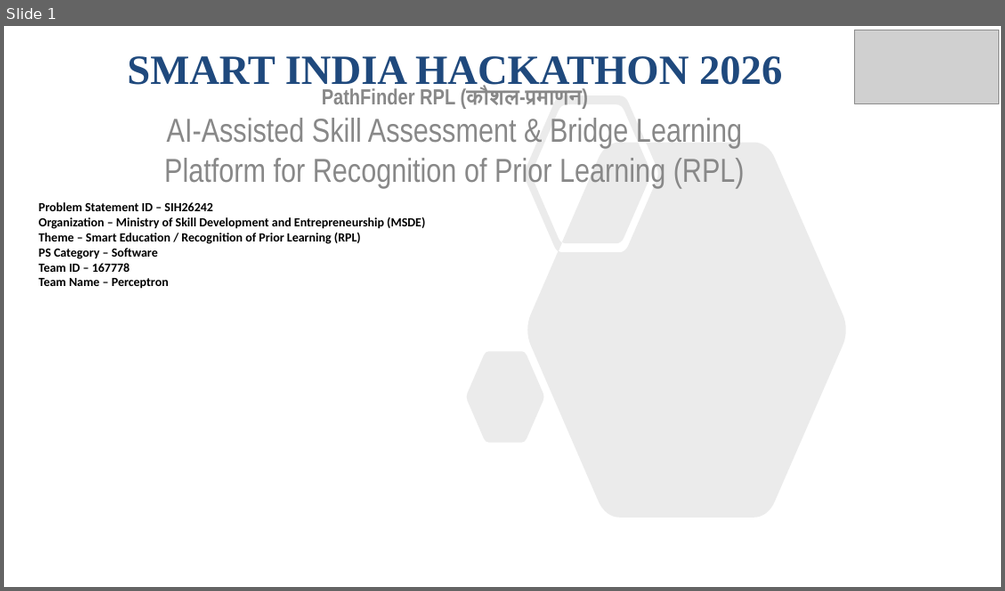
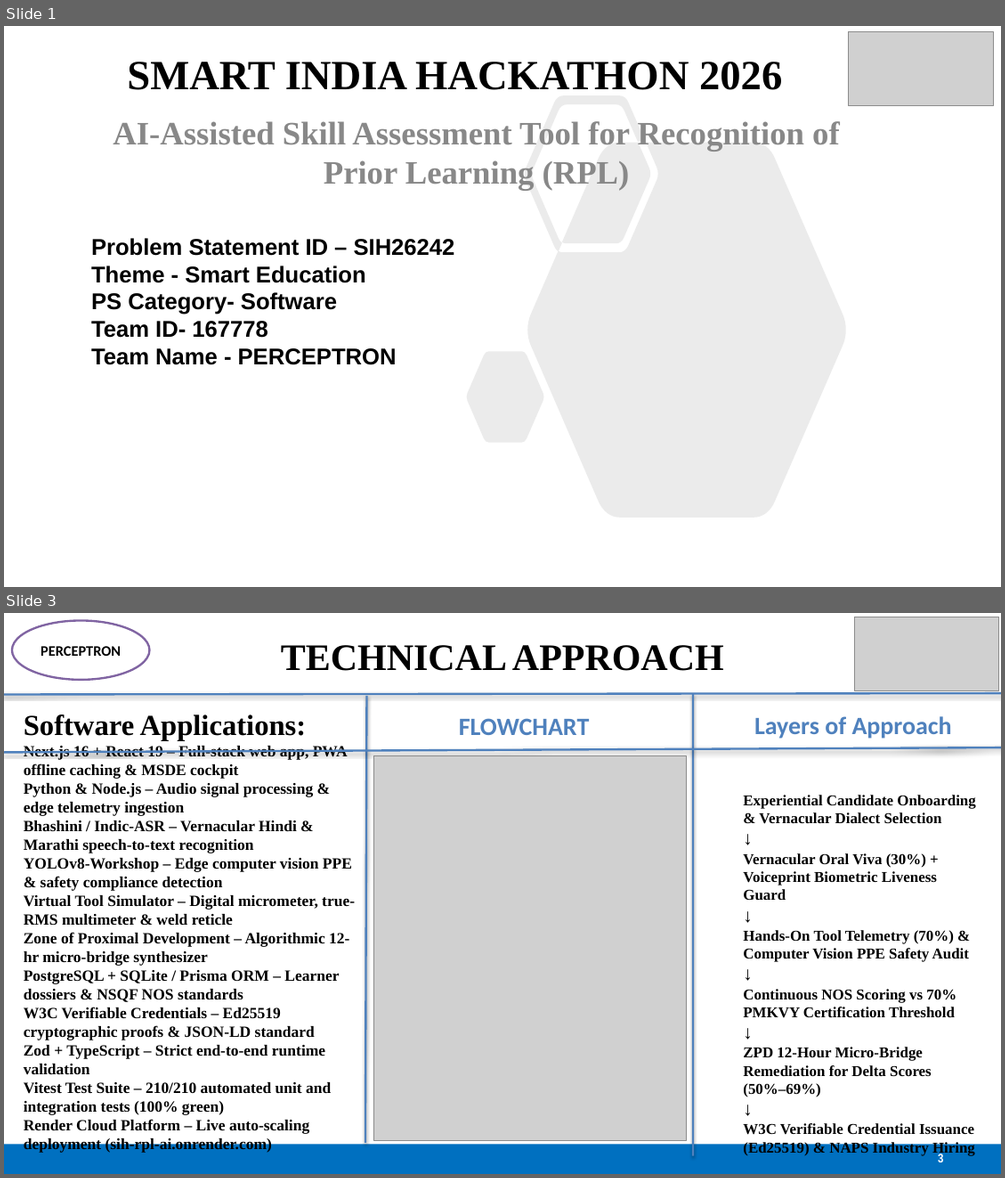
Before and after one commit to SabarishR08/SIH26242-AI-Skill-Assessment-RPL, a slide deck: SIH26242-PERCEPTRON-RPL-AI.pptx. Shown one above the other, each under a label of ours: slide 1 before the commit, slides 1 and 3 after it; the slides between them are not shown. The pictures are 1005x591 and 1005x1178 pixels, drawn with LibreOffice and Linux fonts; fonts in the diff are those of the drawing; grey boxes stand for pictures. Boxes give left, top, right and bottom in pixels: in the first picture for what was removed or moved away, otherwise in the second. Text is boxed around its words. In the diff, an @@ line names an element or a change of style, - is before the commit and + after.

Commit message:
docs(presentation): update SIH26242 deck with official master template styling and layouts

```diff
--- a/SIH26242-PERCEPTRON-RPL-AI.pptx
+++ b/SIH26242-PERCEPTRON-RPL-AI.pptx
@@ slide 3 added at [4,613,1001,1174], background #FFFFFF @@
@@ ellipse added at [12,620,150,680], fill #FFFFFF, outline #8064A2 2 pt, 14 pt, text #000000, bold @@
+PERCEPTRON
@@ picture added at [854,617,999,690] @@
@@ title added at [281,645,724,671], 36 pt, text #000000, bold @@
+TECHNICAL APPROACH
@@ line added from (4, 695) to (1001, 693), #4F81BD 2 pt @@
@@ text added at [24,714,355,1152], 15 pt, text #000000, bold @@
+Software Applications:
+Next.js 16 + React 19 – Full-stack web app, PWA offline caching & MSDE cockpit
+Python & Node.js – Audio signal processing & edge telemetry ingestion
+Bhashini / Indic-ASR – Vernacular Hindi & Marathi speech-to-text recognition
+YOLOv8-Workshop – Edge computer vision PPE & safety compliance detection
+Virtual Tool Simulator – Digital micrometer, true-RMS multimeter & weld reticle
+Zone of Proximal Development – Algorithmic 12-hr micro-bridge synthesizer
+PostgreSQL + SQLite / Prisma ORM – Learner dossiers & NSQF NOS standards
+W3C Verifiable Credentials – Ed25519 cryptographic proofs & JSON-LD standard
+Zod + TypeScript – Strict end-to-end runtime validation
+Vitest Test Suite – 210/210 automated unit and integration tests (100% green)
+Render Cloud Platform – Live auto-scaling deployment (sih-rpl-ai.onrender.com)
@@ line added from (367, 696) to (365, 1143), #4F81BD 2 pt @@
@@ text added at [459,718,590,735], 24 pt, text #4F81BD, bold @@
+FLOWCHART
@@ line added from (693, 695) to (694, 1156), #4F81BD 2 pt @@
@@ text added at [754,716,952,738], 24 pt, text #4F81BD, bold @@
+Layers of Approach
@@ line added from (4, 752) to (1001, 747), #4F81BD 2 pt @@
@@ picture added at [373,755,686,1140] @@
@@ text added at [743,795,975,1156], 14.5 pt, text #000000, bold @@
+Experiential Candidate Onboarding & Vernacular Dialect Selection
+↓
+Vernacular Oral Viva (30%) + Voiceprint Biometric Liveness Guard
+↓
+Hands-On Tool Telemetry (70%) & Computer Vision PPE Safety Audit
+↓
+Continuous NOS Scoring vs 70% PMKVY Certification Threshold
+↓
+ZPD 12-Hour Micro-Bridge Remediation for Delta Scores (50%–69%)
+↓
+W3C Verifiable Credential Issuance (Ed25519) & NAPS Industry Hiring
@@ rectangle added at [4,1144,1001,1174], fill #0070C0 @@
@@ page number added at [938,1151,943,1162], 12 pt, text #FFFFFF, bold @@
+3
@@ slide 1 changed as well @@
@@ title "SMART INDIA HACKATHON 2026" at [127,62,782,90]: text colour #1F497D to #000000 @@
@@ picture: place and size @@
-picture at [854,30,999,103]
+picture at [849,32,994,106]
@@ subtitle at [113,121,840,191]: text changed; size 32 to 31.5 pt; font Arial Narrow to Times New Roman; bold on @@
-PathFinder RPL (कौशल-प्रमाणन)
-AI-Assisted Skill Assessment & Bridge Learning Platform for Recognition of Prior Learning (RPL)
+AI-Assisted Skill Assessment Tool for Recognition of Prior Learning (RPL)
@@ text "Problem Statement ID – SIH26242": place and size @@
-text "Problem Statement ID – SIH26242" at [39,202,425,289]
+text "Problem Statement ID – SIH26242" at [91,238,455,365]
@@ text at [91,238,455,256]: size 12 to 22 pt, font Calibri to Arial in "Problem Statement ID – SIH26242" @@
@@ text at [91,265,396,365]: text changed; size 12 to 22 pt; font Calibri to Arial @@
-Organization – Ministry of Skill Development and Entrepreneurship (MSDE)
-Theme – Smart Education / Recognition of Prior Learning (RPL)
-PS Category – Software
-Team ID – 167778
-Team Name – Perceptron
+Theme - Smart Education
+PS Category- Software
+Team ID- 167778
+Team Name - PERCEPTRON
```
Also in this commit, not shown: 4 other slides added, 5 slides removed.
